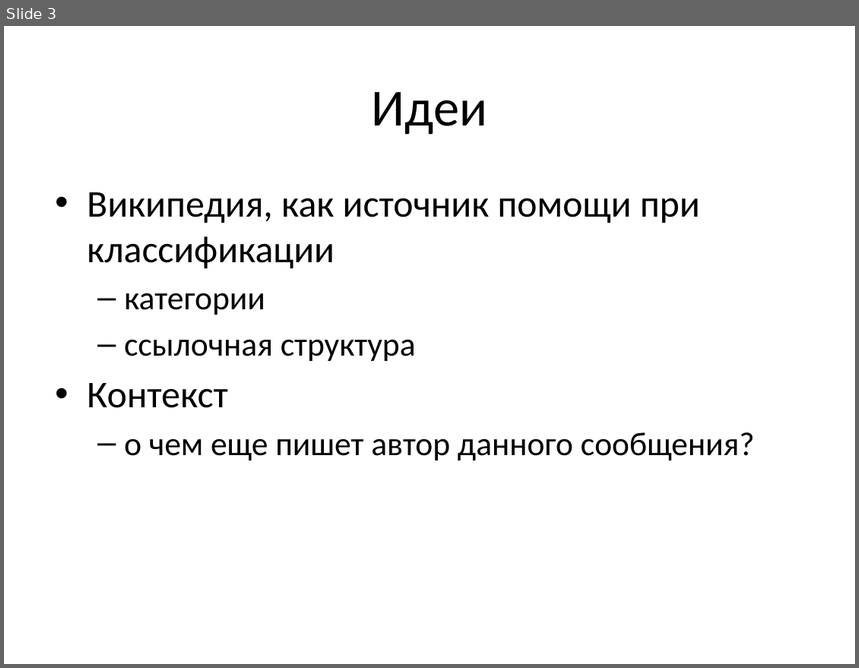
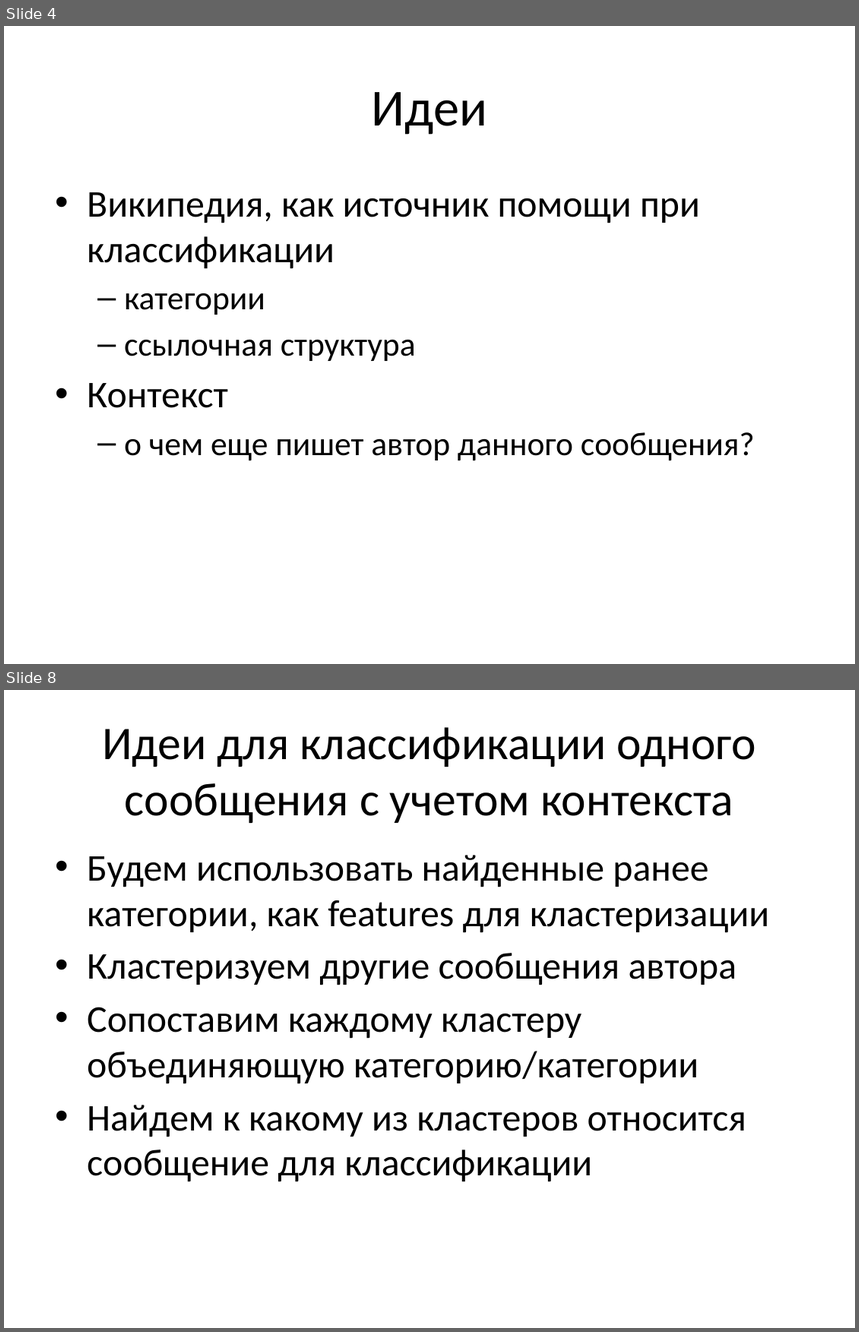
Before and after one commit to ttim/Diploma, a slide deck: docs/spisok2012-slides.pptx. Shown one above the other, each under a label of ours: slide 3 before the commit, slides 4 and 8 after it; the slides between them are not shown. The pictures are 859x668 and 859x1332 pixels, drawn with LibreOffice and Linux fonts; fonts in the diff are those of the drawing. Boxes give left, top, right and bottom in pixels: in the first picture for what was removed or moved away, otherwise in the second. Text is boxed around its words. In the diff, an @@ line names an element or a change of style, - is before the commit and + after.

```diff
--- a/docs/spisok2012-slides.pptx
+++ b/docs/spisok2012-slides.pptx
@@ slide 8 added at (x1=4, y1=690, x2=855, y2=1328), background #FFFFFF @@
@@ title added at (x1=102, y1=727, x2=756, y2=823), 39.6 pt, text #000000 @@
+Идеи для классификации одного сообщения с учетом контекста
@@ text added at (x1=87, y1=855, x2=770, y2=1182), 32 pt, text #000000 @@
+• Будем использовать найденные ранее категории, как features для кластеризации
+• Кластеризуем другие сообщения автора
+• Сопоставим каждому кластеру объединяющую категорию/категории
+• Найдем к какому из кластеров относится сообщение для классификации
@@ what was slide 3 is now slide 4 @@
```
Also in this commit, not shown: 5 slides changed, 4 other slides added, 1 other file.
